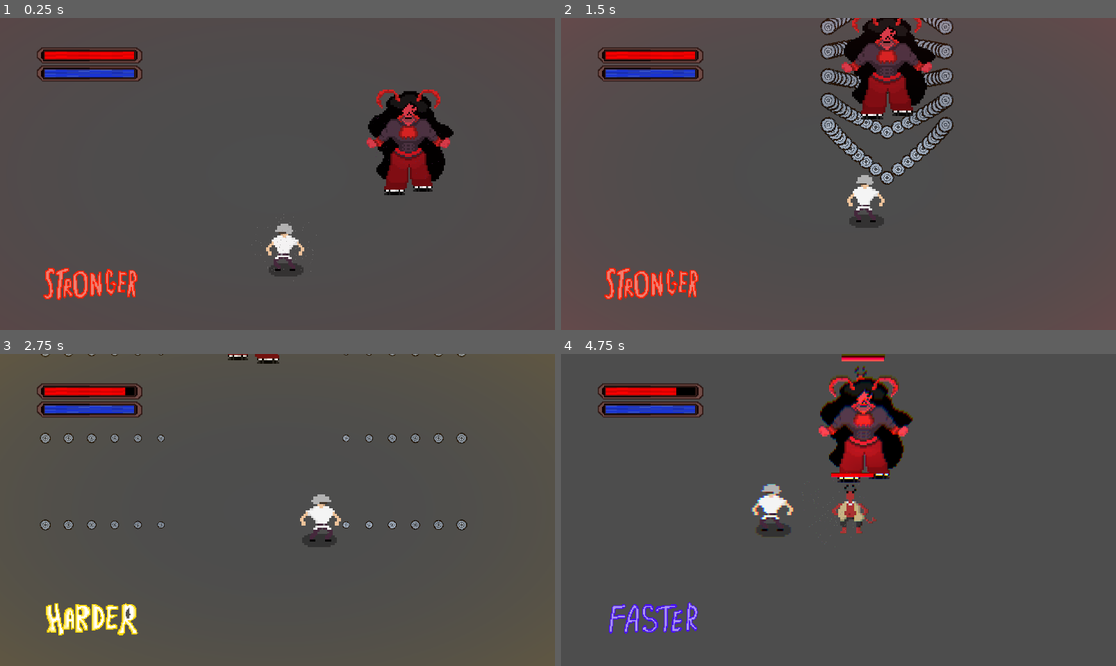
Above: before the commit, frames 1-4 (two rows, left to right).
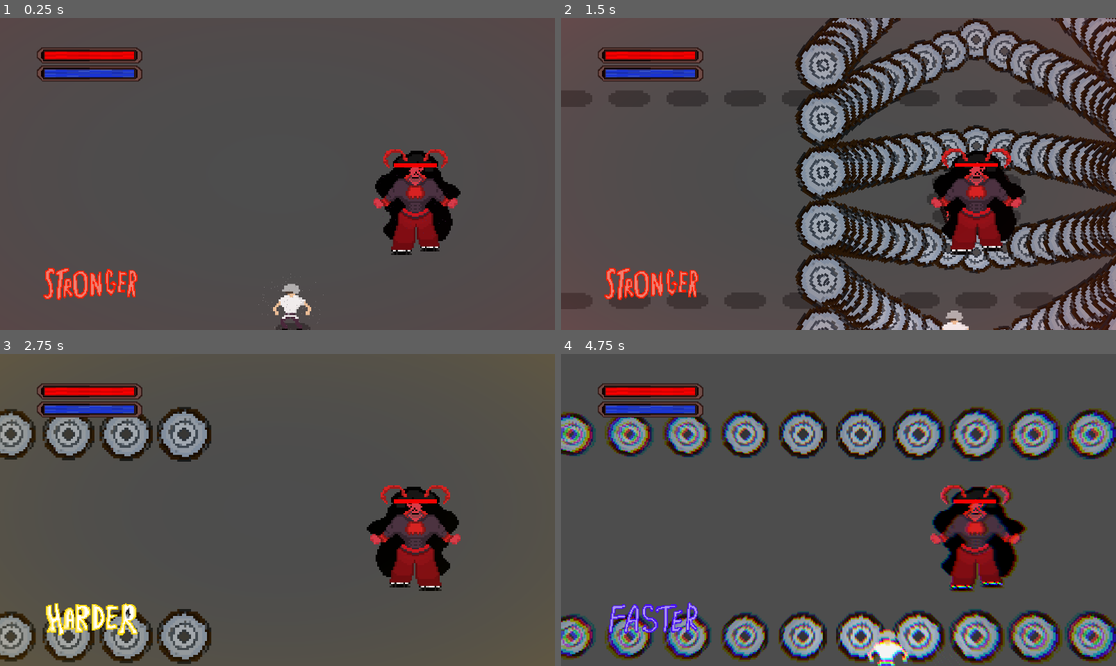
Above: after the commit, the same moments.

Repository: tonyrayf/9-GYMS-OF-INFERNO
Game: Godot game, scene res://scenes/levels/Leha'sTestLevel.tscn
Two runs of this game, one before a commit and one after it. Both use one fixed random seed, a clock stepped at 60 frames per second and the inputs below. This scene is started directly instead of the project's main scene.
Inputs (mouse positions are in pixels of both pictures, inside the frame that each line leads up to):
- Up to frame 1 (0.25 s): no input
- Up to frame 2 (1.5 s): move the mouse to (960, 158) at 0.52 s; hold D (move_right) 0.53-1.28 s; tap Space (attack_kick) at 0.6 s; move the mouse to (727, 189) at 1.27 s; hold S (move_down) from 1.28 s (still down); click (727, 189) at 1.35 s
- Up to frame 3 (2.75 s): move the mouse to (333, 441) at 2.02 s; release S (move_down) at 2.03 s; hold D (move_right) from 2.03 s (still down); tap F (mode_switch) at 2.1 s
- Up to frame 4 (4.75 s): move the mouse to (810, 572) at 2.77 s; release D (move_right) at 2.78 s; hold W (move_up) 2.78-3.53 s; tap Space (attack_kick) at 2.85 s; move the mouse to (1005, 556) at 3.52 s; press the mouse at (1005, 556) at 3.53 s; hold A (move_left) from 3.53 s (still down); move the mouse to (672, 463) at 4.27 s; release the mouse at (672, 463) at 4.28 s; tap F (mode_switch) at 4.35 s

The runs differ from the first frame. In frame 1, 7.1% of the frame differs, in the area x 45-83%, y 22-100%; in frame 2, 37%, in the area x 42-100%, y 0-100%; in frame 3, 13%; in frame 4, 31%.

Commit message:
added hitmarkers and overall improvements to ranged attacks

Diff:
--- a/scenes/enemy/boss_enemy.tscn
+++ b/scenes/enemy/boss_enemy.tscn
@@ -5,6 +5,7 @@
 [ext_resource type="Texture2D" uid="uid://d1ilmry1rt1hl" path="res://assets/sprites/блин демонический (1).png" id="3_wj37o"]
 [ext_resource type="Script" uid="uid://bctvemhke1yi4" path="res://scripts/enemy/boss_sprite_script.gd" id="4_00jbt"]
 [ext_resource type="Texture2D" uid="uid://cum4705qxftmx" path="res://assets/sprites/boss1.png" id="4_gex0v"]
+[ext_resource type="Texture2D" uid="uid://djm7oui3ss80" path="res://assets/sprites/shadow.png" id="4_udjfg"]
 [ext_resource type="Script" uid="uid://da6757p61o87e" path="res://scripts/enemy/boss_state_machine_script.gd" id="4_uytak"]
 [ext_resource type="PackedScene" uid="uid://bhhd2awumwmfl" path="res://nodes/death_node.tscn" id="5_e8cpa"]
 [ext_resource type="Texture2D" uid="uid://cn2rockfpm1rl" path="res://assets/sprites/boss2.png" id="5_ubilk"]
@@ -15,7 +16,8 @@
 [ext_resource type="Texture2D" uid="uid://r44838babesn" path="res://assets/sprites/boss5.png" id="8_hyj5c"]
 [ext_resource type="PackedScene" uid="uid://bra02lbd2yoq8" path="res://nodes/boss_attack_node.tscn" id="9_00jbt"]
 [ext_resource type="Texture2D" uid="uid://k4aish4qpjss" path="res://assets/sprites/Purple_pixel.png" id="11_nvk41"]
-[ext_resource type="Script" path="res://scripts/cpu_particles_script.gd" id="12_vx8xy"]
+[ext_resource type="Script" uid="uid://h0ys65h0ho85" path="res://scripts/cpu_particles_script.gd" id="12_vx8xy"]
+[ext_resource type="PackedScene" uid="uid://ble0xvjeh0ebu" path="res://nodes/enemy_healthbar.tscn" id="17_ubilk"]
 
 [sub_resource type="SpriteFrames" id="SpriteFrames_dtcxm"]
 animations = [{
@@ -46,21 +48,28 @@
 [sub_resource type="Gradient" id="Gradient_lt611"]
 colors = PackedColorArray(1, 1, 1, 1, 0, 0, 0, 0.45882353)
 
-[node name="BossEnemy" type="CharacterBody2D" unique_id=1418778037]
+[node name="BossEnemy" type="CharacterBody2D" unique_id=1418778037 groups=["enemy"]]
 collision_layer = 2
 collision_mask = 4
 script = ExtResource("1_jp577")
 attack_speed = 100.0
+max_health = 1000.0
 attack_cooldown = 0.1
 attack_range = 250.0
 
 [node name="RangedAttackSprite1" type="Sprite2D" parent="." unique_id=1343990705]
-scale = Vector2(3, 3)
+scale = Vector2(10, 10)
 texture = ExtResource("2_cnp62")
 
 [node name="RangedAttackSprite2" type="Sprite2D" parent="." unique_id=1472185499]
-scale = Vector2(3, 3)
+scale = Vector2(12, 12)
 texture = ExtResource("3_wj37o")
+
+[node name="SpriteHitMarker" type="Sprite2D" parent="." unique_id=1463370720]
+visible = false
+modulate = Color(1, 1, 1, 0.3137255)
+scale = Vector2(8, 8)
+texture = ExtResource("4_udjfg")
 
 [node name="AnimatedSprite2D" type="AnimatedSprite2D" parent="." unique_id=1723807405]
 scale = Vector2(6, 6)
@@ -99,3 +108,9 @@
 scale_amount_max = 2.0
 color_ramp = SubResource("Gradient_lt611")
 script = ExtResource("12_vx8xy")
+
+[node name="HealthBar" parent="." unique_id=813490030 instance=ExtResource("17_ubilk")]
+offset_left = -74.0
+offset_top = -125.0
+offset_right = 74.779175
+offset_bottom = -112.0
--- a/scenes/enemy/ranged_enemy.tscn
+++ b/scenes/enemy/ranged_enemy.tscn
@@ -6,6 +6,7 @@
 [ext_resource type="Texture2D" uid="uid://baiv2hdcfcbtb" path="res://assets/sprites/какашка.png" id="2_ypobh"]
 [ext_resource type="PackedScene" uid="uid://dxnly5cq2feps" path="res://scenes/detect_hitbox.tscn" id="3_mvi7f"]
 [ext_resource type="PackedScene" uid="uid://c2kdsn64jbkp2" path="res://nodes/ranged_state_machine_node.tscn" id="3_npp3m"]
+[ext_resource type="Texture2D" uid="uid://djm7oui3ss80" path="res://assets/sprites/shadow.png" id="3_r22rp"]
 [ext_resource type="PackedScene" uid="uid://ddslmwbpca3pq" path="res://nodes/patrol_node.tscn" id="4_ypdm1"]
 [ext_resource type="PackedScene" uid="uid://bhhd2awumwmfl" path="res://nodes/death_node.tscn" id="5_2jbxt"]
 [ext_resource type="PackedScene" uid="uid://bny12kkfd15r0" path="res://nodes/ranged_attack_node.tscn" id="7_ypdm1"]
@@ -27,6 +28,11 @@
 [node name="AttackSprite" type="Sprite2D" parent="." unique_id=491223841]
 scale = Vector2(1.5, 1.5)
 texture = ExtResource("2_ypobh")
+
+[node name="SpriteHitMarker" type="Sprite2D" parent="." unique_id=1678478371]
+visible = false
+scale = Vector2(10, 10)
+texture = ExtResource("3_r22rp")
 
 [node name="Sprite2D" type="Sprite2D" parent="." unique_id=487829434]
 scale = Vector2(7, 7)
--- a/scenes/levels/Level4.tscn
+++ b/scenes/levels/Level4.tscn
@@ -96,7 +96,8 @@
 position = Vector2(-4755, -979)
 
 [node name="Camera" parent="." unique_id=197222917 instance=ExtResource("6_vnuxi")]
-position = Vector2(-4389, -978)
+position = Vector2(139, -769)
+zoom = Vector2(0.15, 0.15)
 
 [node name="ArenaStarter" parent="." unique_id=232513328 instance=ExtResource("6_rrgde")]
 position = Vector2(-3390, -3000)
@@ -110,7 +111,7 @@
 [node name="Wave1" type="Node2D" parent="." unique_id=193991006]
 
 [node name="BossEnemy" parent="Wave1" unique_id=1418778037 instance=ExtResource("5_h66bl")]
-position = Vector2(187, -838)
+position = Vector2(119, -946)
 
 [node name="Pixel2" type="Sprite2D" parent="." unique_id=114316105]
 modulate = Color(0, 0, 0, 0)
--- a/scripts/enemy/boss_state_machine_script.gd
+++ b/scripts/enemy/boss_state_machine_script.gd
@@ -6,9 +6,10 @@
 var stage = 1
 
 func _ready() -> void:
-	for child in get_children():
-		if "enemy" in child:
-			child.enemy = enemy
+	#for child in get_children():
+	#		child.enemy = enemy
+	enemy=get_parent()
+
 
 	var template1 = enemy.get_node("RangedAttackSprite1")
 	var template2 = enemy.get_node("RangedAttackSprite2")
@@ -30,15 +31,15 @@
 var spawned_enemy4
 
 func _physics_process(delta: float) -> void:
-	if (enemy.health<=0):
-		change_state("death")
-		return
+	#if (enemy.health<=0):
+	#	change_state("death")
+	#	return
 	if(not Global.player):
 		change_state("death")
 	if (current_state=="placeholder"):
 		change_state("bullethell",false)
 
-	#print(enemy.health,"  ",enemy.max_health,"  ",stage," ",current_state)
+	print(enemy.health,"  ",enemy.max_health,"  ",stage," ",current_state, " ", enemy.max_health*0.75<enemy.health)
 
 	if bullethell and (not bullethell.attack_end_flag):
 		pass
@@ -52,8 +53,8 @@
 			spawned_enemy2.get_node("Vision").get_node("CollisionShape2D").shape.radius = 1000.0
 			change_state("boss_attack")
 		else:
-			if(not is_instance_valid(spawned_enemy1) and not is_instance_valid(spawned_enemy2) \
-			and not is_instance_valid(spawned_enemy3)):
+			if(not is_instance_valid(spawned_enemy1)) and (not is_instance_valid(spawned_enemy2)) \
+			and (not is_instance_valid(spawned_enemy3)) and (enemy.max_health*0.75>enemy.health):
 				stage+=1
 				bullethell.repeat_times = 2
 				change_state("bullethell")
@@ -71,7 +72,7 @@
 			change_state("boss_attack")
 		else:
 			if(not is_instance_valid(spawned_enemy1) and not is_instance_valid(spawned_enemy2) \
-			and not is_instance_valid(spawned_enemy3)):
+			and not is_instance_valid(spawned_enemy3)) and (enemy.max_health*0.5>enemy.health):
 				stage+=1
 				bullethell.repeat_times = 3
 				change_state("bullethell")
@@ -89,7 +90,7 @@
 			change_state("boss_attack")
 		else:
 			if(not is_instance_valid(spawned_enemy1) and not is_instance_valid(spawned_enemy2) \
-			and not is_instance_valid(spawned_enemy3)):
+			and not is_instance_valid(spawned_enemy3)) and (enemy.max_health*0.75>enemy.health):
 				stage+=1
 				bullethell.repeat_times = 4
 				change_state("bullethell")
@@ -109,8 +110,9 @@
 			spawned_enemy4.get_node("Vision").get_node("CollisionShape2D").shape.radius = 1500.0
 			change_state("boss_attack")
 		else:
-			if(not is_instance_valid(spawned_enemy1) and not is_instance_valid(spawned_enemy2) \
-			and not is_instance_valid(spawned_enemy3)) and not is_instance_valid(spawned_enemy4):
-				#stage+=1
-				#bullethell.repeat_times = 4
+			if enemy.health<0:
 				change_state("death")
+				spawned_enemy1.change_state("death")
+				spawned_enemy2.change_state("death")
+				spawned_enemy3.change_state("death")
+				spawned_enemy4.change_state("death")
--- a/scripts/enemy/bullethell_attack_script.gd
+++ b/scripts/enemy/bullethell_attack_script.gd
@@ -4,7 +4,7 @@
 var attack_sprites_list1
 var attack_sprites_list2
 var attack_end_flag: bool = false
-var repeat_times = 1
+var repeat_times = 10
 
 func _ready() -> void:
 	enemy = get_parent().get_parent()
@@ -58,11 +58,11 @@
 
 func mass_circle_attack():
 	var damage = 10
-	circle_attack(300,5,0.9,damage)
-	circle_attack(520,12,1,damage,10)
-	circle_attack(750,20,1.2,damage,35)
-	await circle_attack(900,100,1.3,damage,100)
-	#circle_attack(1200,110,1.3,damage,200)
+	circle_attack(300,9,0.9,damage)
+	circle_attack(750,12,1,damage,24)
+	circle_attack(1100,20,1.2,damage,44)
+	circle_attack(1550,100,1.3,damage,144)
+	await circle_attack(2000,110,1.3,damage,250)
 
 func line_attack(line_pos,line_dir,amount,time,damage,distance,sprite_index=0):
 	enemy.spawn_ranged_attack(attack_sprites_list2[sprite_index],damage,line_pos,time,spawn_damage.bind(damage,line_pos))
@@ -72,7 +72,7 @@
 	var y1
 	var y2
 	var a = (amount-1)/2-1
-	for i in range(a):
+	for i in range(1,a):
 		if(line_dir==0):
 			x1 = line_pos.x+i*d
 			x2 = line_pos.x-i*d
@@ -100,28 +100,31 @@
 
 func mass_line_attack_horizontal():
 	var pos = enemy.global_position
-	var d = 300#distance between lines
-	var d2 = 80#inline distance
+	var d = 700#distance between lines
+	var d2 = 200#inline distance
 	var damage = 20
 	circle_attack(100,10,0.9,damage)
-	line_attack(pos+Vector2(0,0.5*d),0,21,1,damage,d2,10)
-	line_attack(pos+Vector2(0,1.5*d),0,21,1,damage,d2,31)
-	line_attack(pos+Vector2(0,2.5*d),0,21,1,damage,d2,52)
-	line_attack(pos+Vector2(0,-0.5*d),0,21,1,damage,d2,73)
-	line_attack(pos+Vector2(0,-1.5*d),0,21,1,damage,d2,94)
-	await line_attack(pos+Vector2(0,-2.5*d),0,21,1,damage,d2,115)
+	line_attack(pos+Vector2(0,0.5*d),0,23,1,damage,d2,10)
+	line_attack(pos+Vector2(0,1.5*d),0,23,1,damage,d2,33)
+	line_attack(pos+Vector2(0,2.5*d),0,23,1,damage,d2,56)
+	line_attack(pos+Vector2(0,-0.5*d),0,23,1,damage,d2,79)
+	line_attack(pos+Vector2(0,-1.5*d),0,23,1,damage,d2,102)
+	await line_attack(pos+Vector2(0,-2.5*d),0,23,1,damage,d2,125)
 
 func mass_line_attack_vertical():
 	var pos = enemy.global_position
-	var d = 300#distance between lines
-	var d2 = 80#inline distance
+	var d = 700#distance between lines
+	var d2 = 200#inline distance
 	var damage = 20
 	circle_attack(100,10,0.9,damage)
-	line_attack(pos+Vector2(0.5*d,0),1,17,1,damage,d2,11)
-	line_attack(pos+Vector2(1.5*d,0),1,17,1,damage,d2,29)
-	line_attack(pos+Vector2(-0.5*d,0),1,17,1,damage,d2,47)
-	await line_attack(pos+Vector2(-1.5*d,0),1,17,1,damage,d2,65)
+	line_attack(pos+Vector2(0.5*d,0),1,23,1,damage,d2,10)
+	line_attack(pos+Vector2(1.5*d,0),1,23,1,damage,d2,33)
+	line_attack(pos+Vector2(2.5*d,0),1,23,1,damage,d2,56)
+	line_attack(pos+Vector2(-0.5*d,0),1,23,1,damage,d2,79)
+	line_attack(pos+Vector2(-1.5*d,0),1,23,1,damage,d2,102)
+	await line_attack(pos+Vector2(-2.5*d,0),1,23,1,damage,d2,125)
+
 
 
 func spawn_damage(damage,whereTo) -> void:
-	Global.spawn_damage_hitbox(damage,whereTo,Global.Attacker.ENEMY,50)
+	Global.spawn_damage_hitbox(damage,whereTo,Global.Attacker.ENEMY,100)
--- a/scripts/enemy/enemy_script.gd
+++ b/scripts/enemy/enemy_script.gd
@@ -83,16 +83,23 @@
 		velocity = temp_velocity
 
 
+@onready var target_marker = get_node("SpriteHitMarker")
+
 func spawn_ranged_attack(attack_sprite: Sprite2D,damage: float,position: Vector2,attack_fly_duration: float,on_done: Callable=Callable()) -> void:
 	attack_sprite.global_position = self.global_position
+	var marker_instance = target_marker.duplicate()
+	get_parent().add_child(marker_instance)
+	marker_instance.global_position = position
+	marker_instance.show()
+
 	var tween = create_tween().bind_node(attack_sprite)
-
 	tween.tween_callback(attack_sprite.show)
 	tween.tween_property(attack_sprite, "global_position", position,attack_fly_duration).set_trans(Tween.TRANS_SINE).set_ease(Tween.EASE_IN_OUT)
 	tween.parallel().tween_property(attack_sprite, "rotation_degrees", 360.0, attack_fly_duration).as_relative()
-	tween.parallel().tween_property(attack_sprite, "scale", Vector2(2.0, 2.0), attack_fly_duration/2).set_trans(Tween.TRANS_LINEAR)
-	tween.tween_property(attack_sprite, "scale", Vector2(1.0, 1.0), attack_fly_duration/2).set_trans(Tween.TRANS_LINEAR)
+	tween.parallel().tween_property(attack_sprite, "scale", Vector2(6.0, 6.0), attack_fly_duration/2).set_trans(Tween.TRANS_LINEAR)
+	tween.tween_property(attack_sprite, "scale", Vector2(8.0, 8.0), attack_fly_duration/2).set_trans(Tween.TRANS_LINEAR)
 	tween.tween_callback(attack_sprite.hide)
+	tween.tween_callback(marker_instance.queue_free)
 	tween.tween_property(attack_sprite, "position", Vector2.ZERO, 0.0)
 
 	if not on_done.is_null():
--- a/scripts/main_camera.gd
+++ b/scripts/main_camera.gd
@@ -1,7 +1,7 @@
 extends Camera2D
 
 
-@export var follow_player : bool = true
+@export var follow_player : bool = false
 
 var shake_time : float = 0 # длительность шейка
 var shake_timer : float = 0
Not shown: 1 places in scenes/levels/Level4.tscn that only renumber resources
